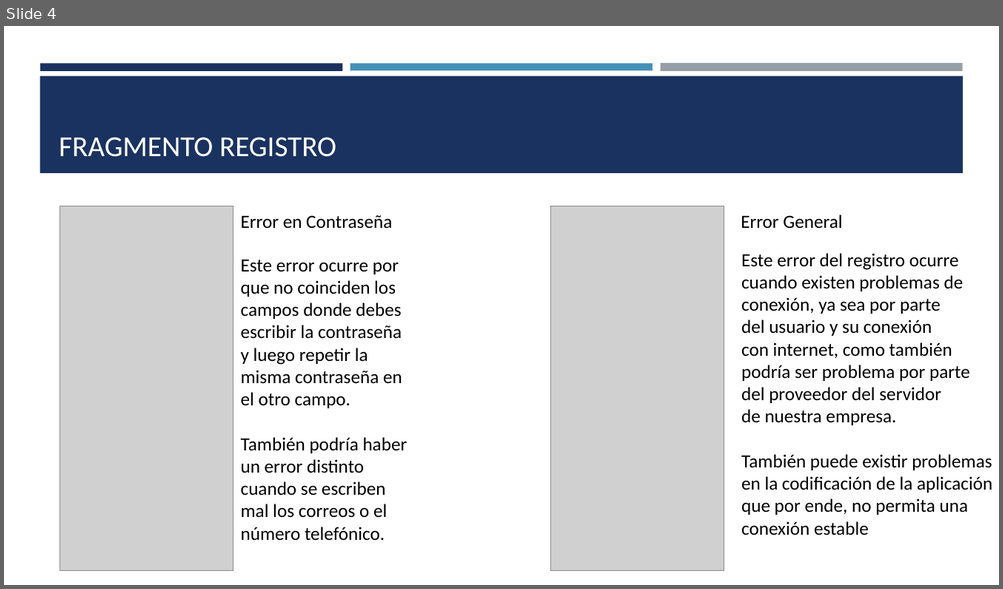
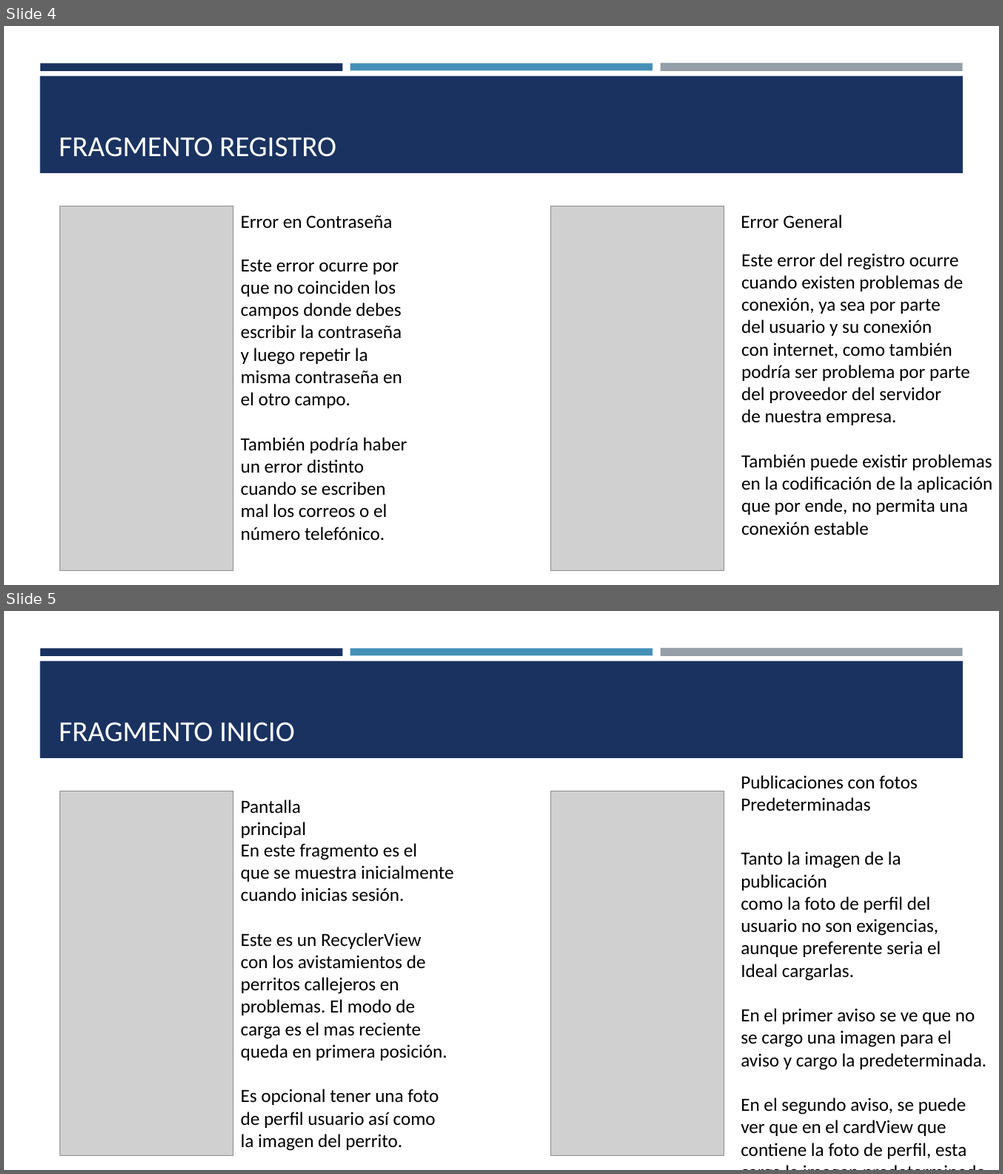
Before and after one commit to enzohachi/PerritosChile, a slide deck: presentacion proyecto/Aplicación Perritos Chile.pptx. Shown one above the other, each under a label of ours: slide 4 before the commit, slides 4 and 5 after it. The pictures are 1003x589 and 1003x1174 pixels, drawn with LibreOffice and Linux fonts; fonts in the diff are those of the drawing; grey boxes stand for pictures. Boxes give left, top, right and bottom in pixels: in the first picture for what was removed or moved away, otherwise in the second. Text is boxed around its words. In the diff, an @@ line names an element or a change of style, - is before the commit and + after.

```diff
--- a/presentacion proyecto/Aplicación Perritos Chile.pptx
+++ b/presentacion proyecto/Aplicación Perritos Chile.pptx
@@ slide 5 added at bbox=[4, 611, 999, 1170], background #FFFFFF; not listed: 4 template elements that a slide beside it also shows @@
@@ title added at bbox=[59, 722, 295, 742], 28 pt, text #FFFFFF @@
+FRAGMENTO INICIO
@@ text added at bbox=[740, 775, 917, 812], 18 pt, text #000000 @@
+Publicaciones con fotos
+Predeterminadas
@@ picture added at bbox=[60, 791, 233, 1156] @@
@@ text added at bbox=[241, 800, 306, 838], 18 pt, text #000000 @@
+Pantalla principal
@@ picture added at bbox=[551, 791, 724, 1156] @@
@@ text added at bbox=[241, 843, 453, 1151], 18 pt, text #000000 @@
+En este fragmento es el
+que se muestra inicialmente
+cuando inicias sesión.
+Este es un RecyclerView
+con los avistamientos de
+perritos callejeros en
+problemas. El modo de
+carga es el mas reciente
+queda en primera posición.
+Es opcional tener una foto
+de perfil usuario así como
+la imagen del perrito.
@@ text added at bbox=[740, 851, 986, 1159], 18 pt, text #000000 @@
+Tanto la imagen de la publicación
+como la foto de perfil del
+usuario no son exigencias,
+aunque preferente seria el
+Ideal cargarlas.
+En el primer aviso se ve que no
+se cargo una imagen para el
+aviso y cargo la predeterminada.
+En el segundo aviso, se puede
+ver que en el cardView que
+contiene la foto de perfil, esta
+carga la imagen predeterminada.
```
Also in this commit, not shown: 1 slide changed, 4 other slides added, 1 slide removed, 4 other files.
